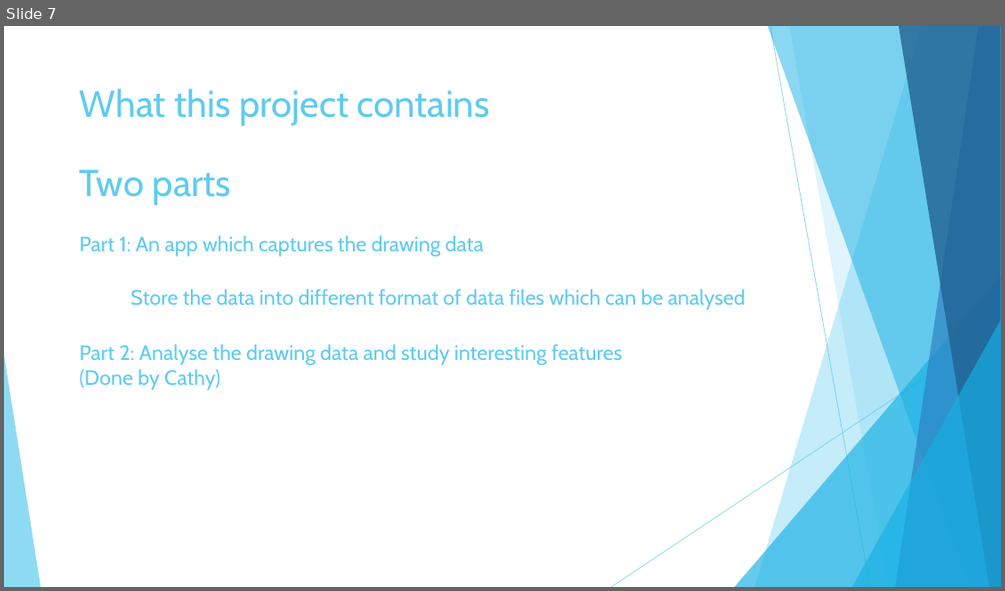
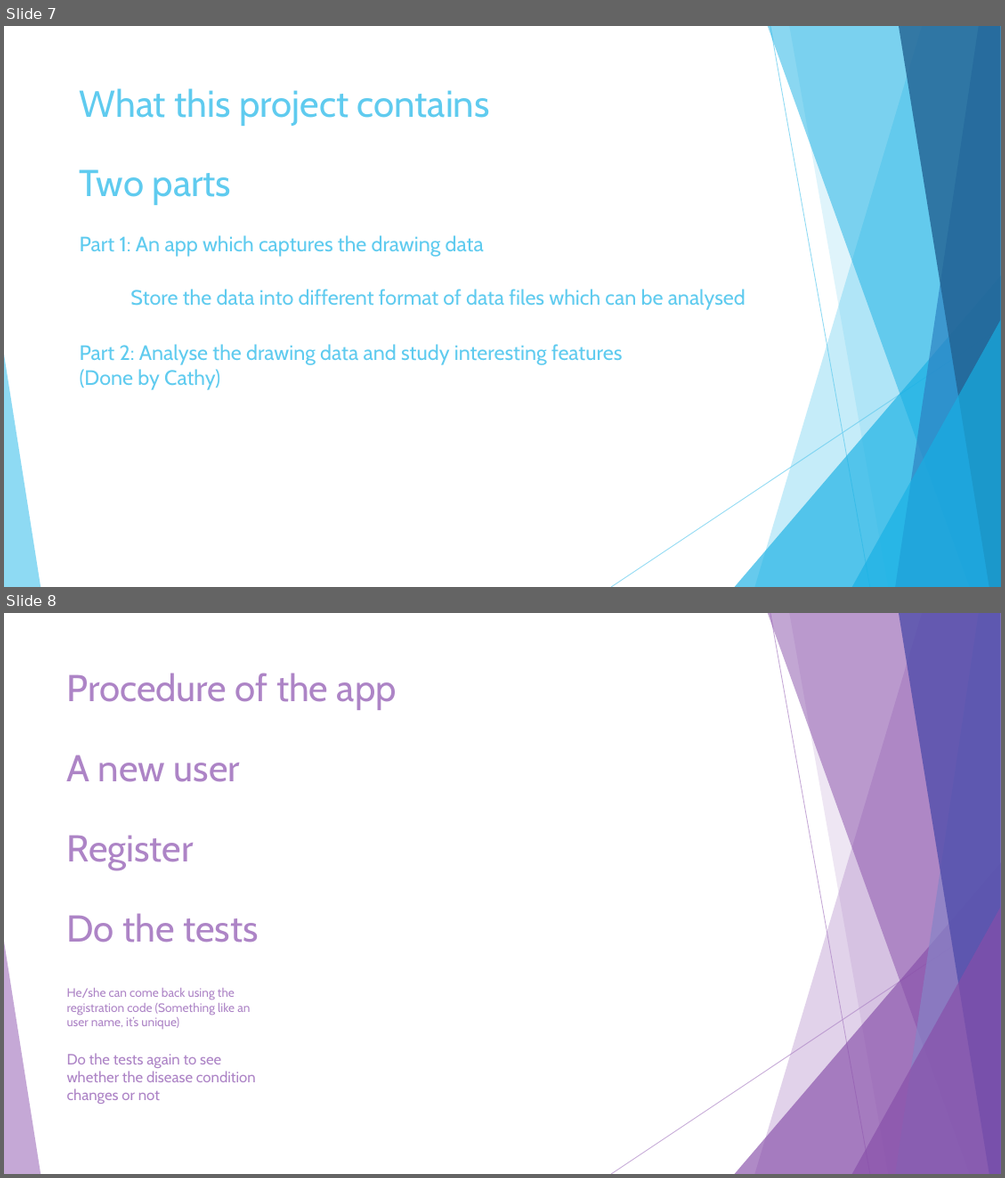
Before and after one commit to JiashuWu/NeuroGraph, a slide deck: Neurograph Project Presentation/Neurograph Presentation Jiashu Wu.pptx. Shown one above the other, each under a label of ours: slide 7 before the commit, slides 7 and 8 after it. The pictures are 1005x591 and 1005x1178 pixels, drawn with LibreOffice and Linux fonts; fonts in the diff are those of the drawing. Boxes give left, top, right and bottom in pixels: in the first picture for what was removed or moved away, otherwise in the second. Text is boxed around its words. In the diff, an @@ line names an element or a change of style, - is before the commit and + after.

Commit message:
Updated Presentation file;

```diff
--- a/Neurograph Project Presentation/Neurograph Presentation Jiashu Wu.pptx
+++ b/Neurograph Project Presentation/Neurograph Presentation Jiashu Wu.pptx
@@ slide 8 added at [4,613,1001,1174], background #FFFFFF @@
@@ title added at [67,673,396,710], 36 pt, text #AD84C6 @@
+Procedure of the app
@@ text added at [67,755,240,782], 36 pt, text #AD84C6 @@
+A new user
@@ text added at [67,835,194,870], 36 pt, text #AD84C6 @@
+Register
@@ text added at [67,913,258,942], 36 pt, text #AD84C6 @@
+Do the tests
@@ group added at [4,613,1001,1174]: 5 freeform shapes, 3 triangles, 2 lines @@
@@ text added at [67,988,250,1029], 11.7 pt, text #AD84C6 @@
+He/she can come back using the registration code (Something like an user name, it’s unique)
@@ text added at [67,1053,256,1103], 14.4 pt, text #AD84C6 @@
+Do the tests again to see whether the disease condition changes or not
```
Also in this commit, not shown: 1 other slide added, 1 other file.
